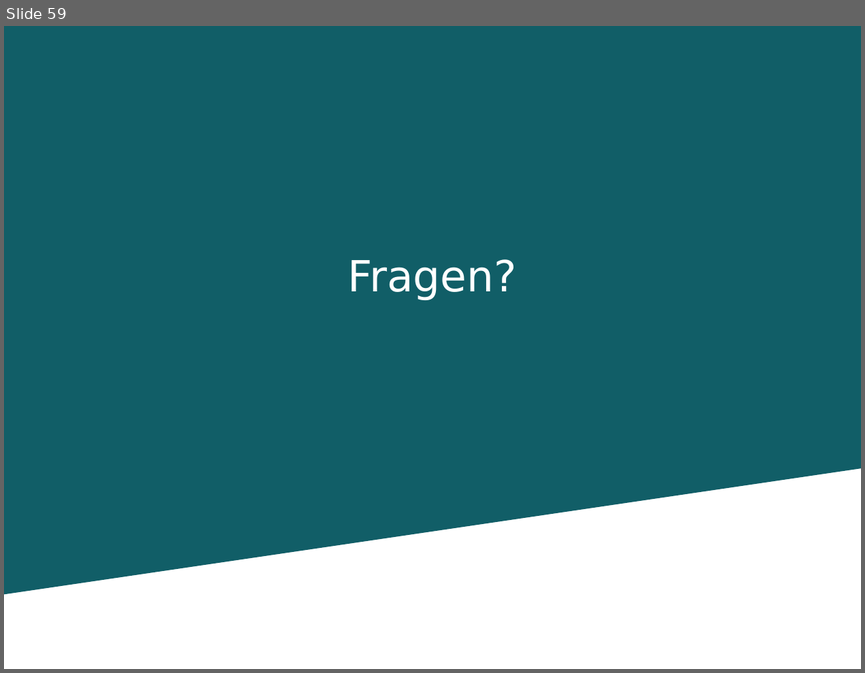
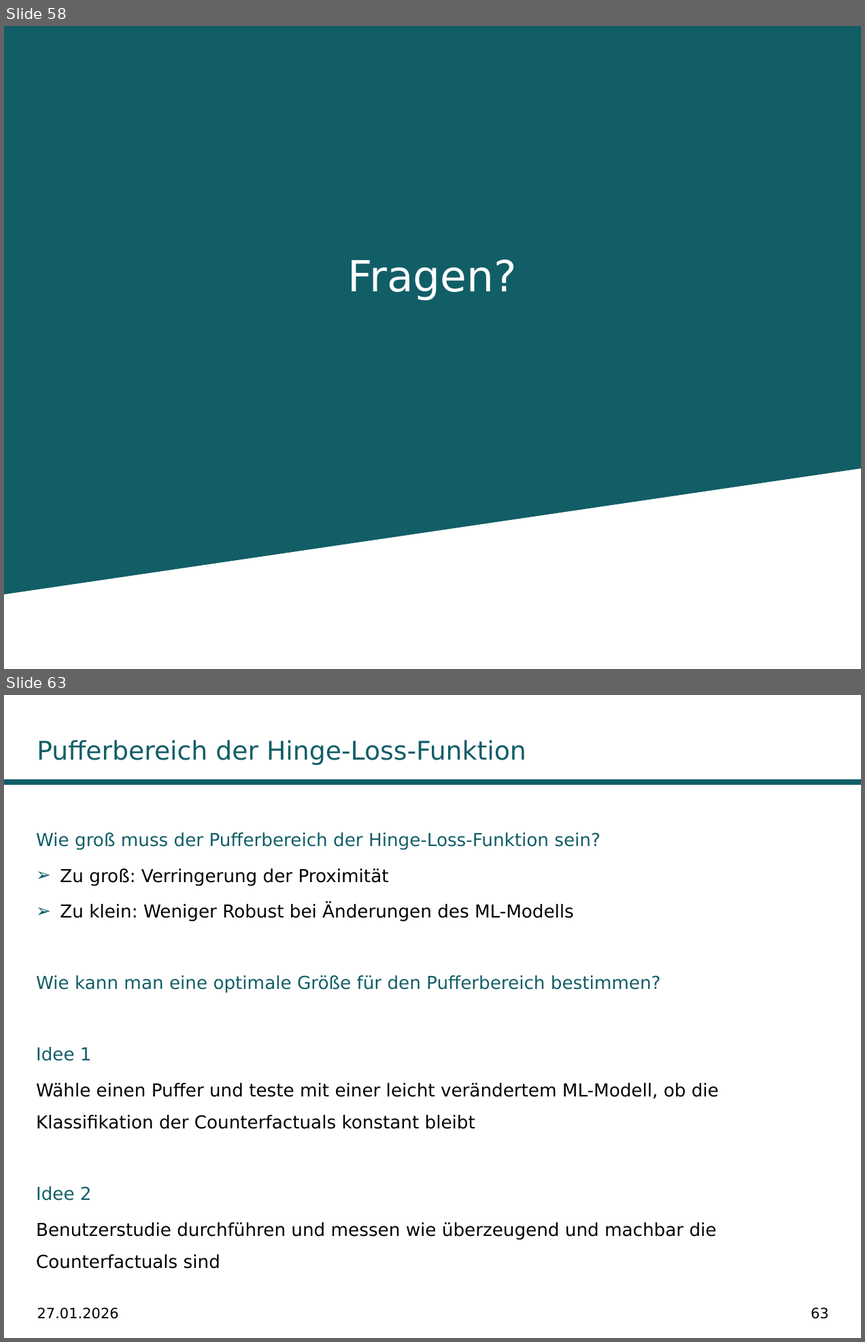
Before and after one commit to fabiw98/Seminar_DICE, a slide deck: Präsentation/PräsentationDiCE.pptx. Shown one above the other, each under a label of ours: slide 59 before the commit, slides 58 and 63 after it; the slides between them are not shown. The pictures are 865x673 and 865x1342 pixels, drawn with LibreOffice and Linux fonts; fonts in the diff are those of the drawing; background and template pictures are left out. Boxes give left, top, right and bottom in pixels: in the first picture for what was removed or moved away, otherwise in the second. Text is boxed around its words. In the diff, an @@ line names an element or a change of style, - is before the commit and + after.

```diff
--- a/Präsentation/PräsentationDiCE.pptx
+++ b/Präsentation/PräsentationDiCE.pptx
@@ slide 63 added at (x1=4, y1=695, x2=861, y2=1338), background #FFFFFF @@
@@ title added at (x1=37, y1=740, x2=526, y2=765), 21.6 pt, text #115E67 @@
+Pufferbereich der Hinge-Loss-Funktion
@@ rectangle added at (x1=4, y1=779, x2=861, y2=784), fill #115E67 @@
@@ text added at (x1=36, y1=832, x2=719, y2=1268), 15 pt, text #000000 @@
+Wie groß muss der Pufferbereich der Hinge-Loss-Funktion sein?
+➢ Zu groß: Verringerung der Proximität
+➢ Zu klein: Weniger Robust bei Änderungen des ML-Modells
+Wie kann man eine optimale Größe für den Pufferbereich bestimmen?
+Idee 1
+Wähle einen Puffer und teste mit einer leicht verändertem ML-Modell, ob die Klassifikation der Counterfactuals konstant bleibt
+Idee 2
+Benutzerstudie durchführen und messen wie überzeugend und machbar die Counterfactuals sind
@@ text added at (x1=37, y1=1307, x2=119, y2=1319), 12 pt, text #000000 @@
+27.01.2026
@@ page number added at (x1=810, y1=1307, x2=829, y2=1319), 12 pt, text #000000 @@
+63
@@ what was slide 59 is now slide 58 @@
```
Also in this commit, not shown: 45 slides changed, 7 other slides added.
